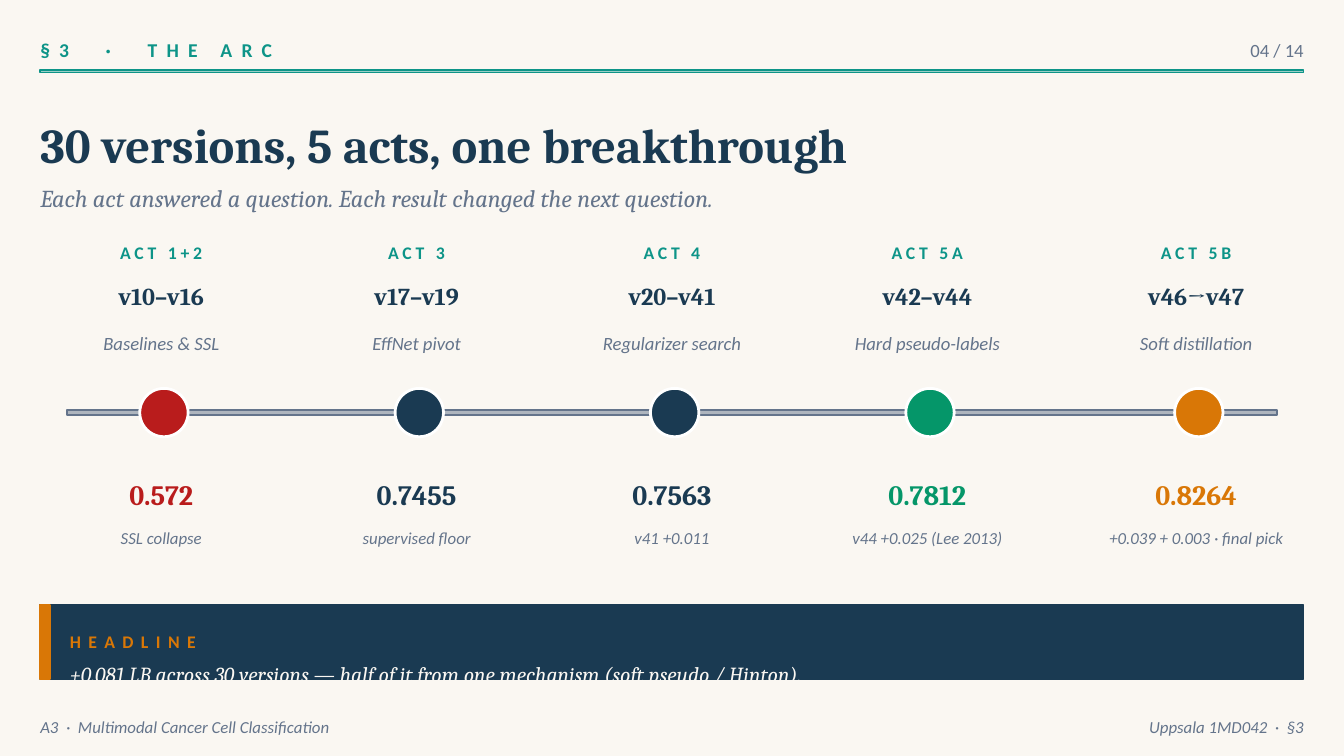
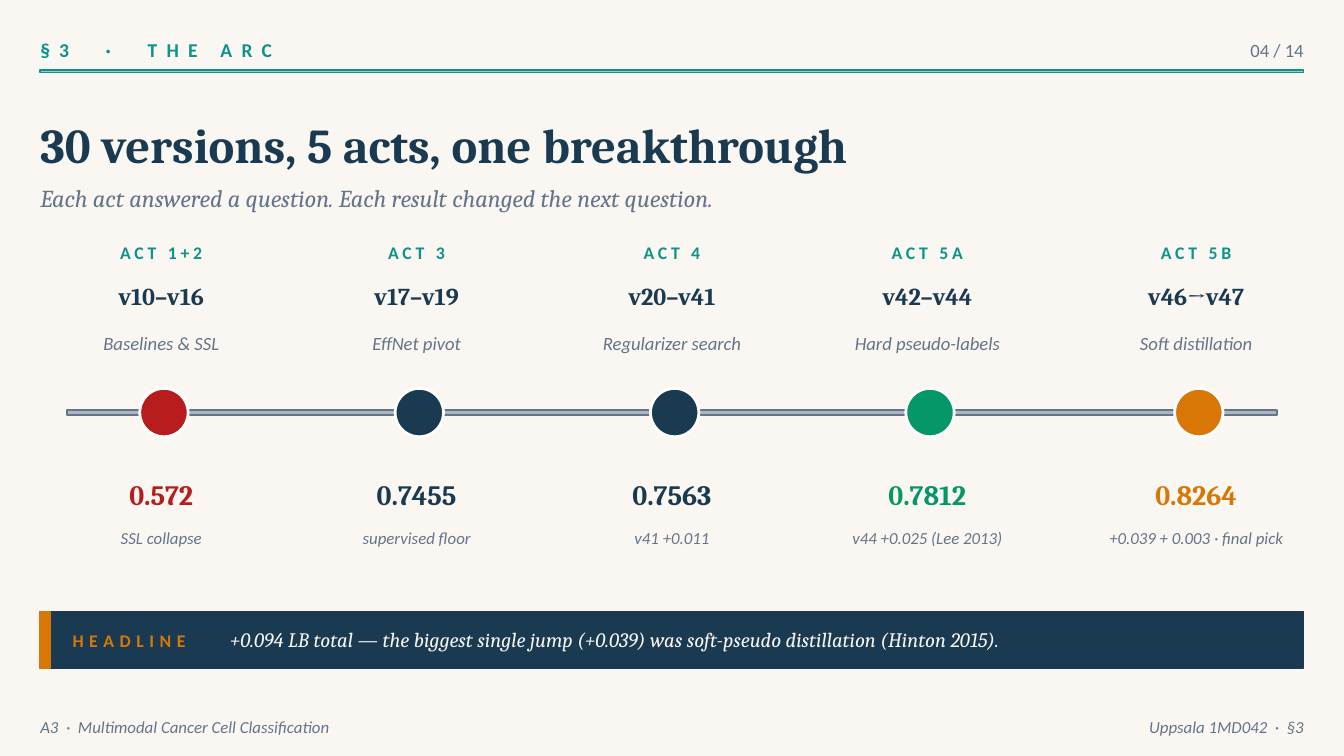
Before and after one commit to rafallex/multimodal-microscopy-distillation, a slide deck: slide 4 of presentation/A3_cancer_challenge_claude.pptx. Drawn at 1344x756 pixels with LibreOffice and Linux fonts; fonts in the diff are those of the drawing. Boxes give left, top, right and bottom in pixels: in the first picture for what was removed or moved away, otherwise in the second. Text is boxed around its words. In the diff, an @@ line names an element or a change of style, - is before the commit and + after.

```diff
--- a/presentation/A3_cancer_challenge_claude.pptx
+++ b/presentation/A3_cancer_challenge_claude.pptx
@@ rectangle: place and size @@
-rectangle at <box>40,605,1304,679</box>
+rectangle at <box>40,612,1304,668</box>
@@ rectangle: place and size @@
-rectangle at <box>40,605,50,679</box>
+rectangle at <box>40,612,50,668</box>
@@ text at <box>73,632,999,652</box>: text changed; size 9.5 to 11 pt; font Calibri to Cambria; text colour #D97706 to #FAF7F2; bold off; italic on @@
-HEADLINE
+HEADLINE +0.094 LB total — the biggest single jump (+0.039) was soft-pseudo distillation (Hinton 2015).
@@ text removed at <box>70,662,801,688</box> @@
-+0.081 LB across 30 versions — half of it from one mechanism (soft pseudo / Hinton).
```
Also in this commit, not shown: 6 other slides changed, 6 other files.
